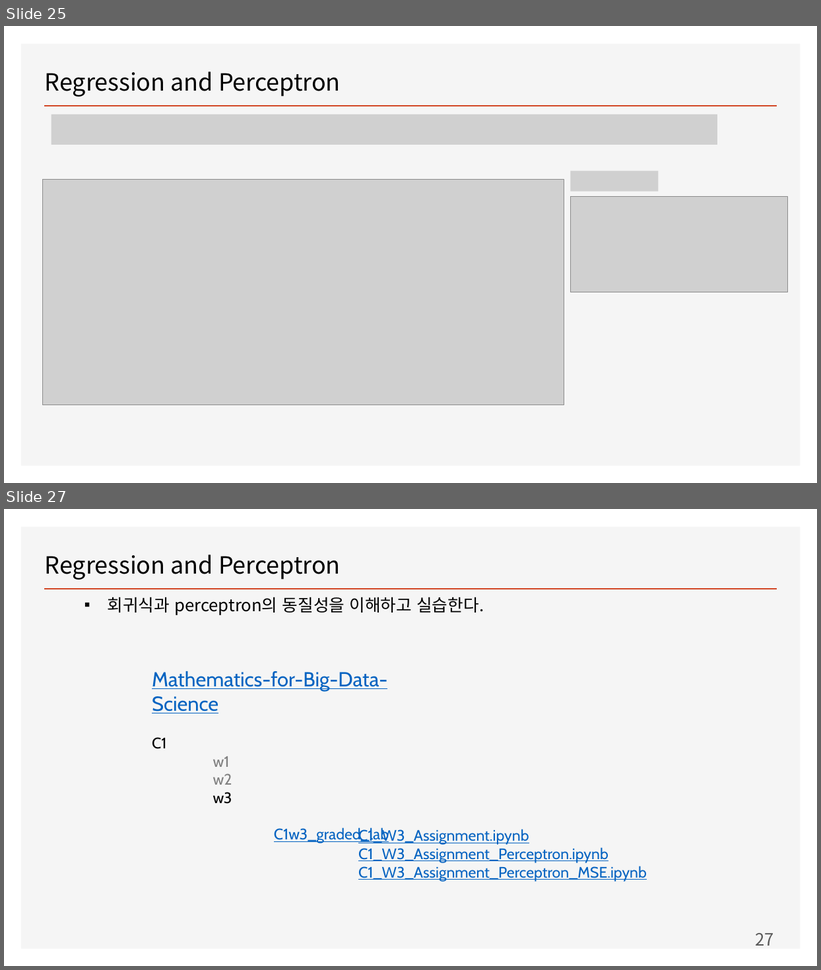
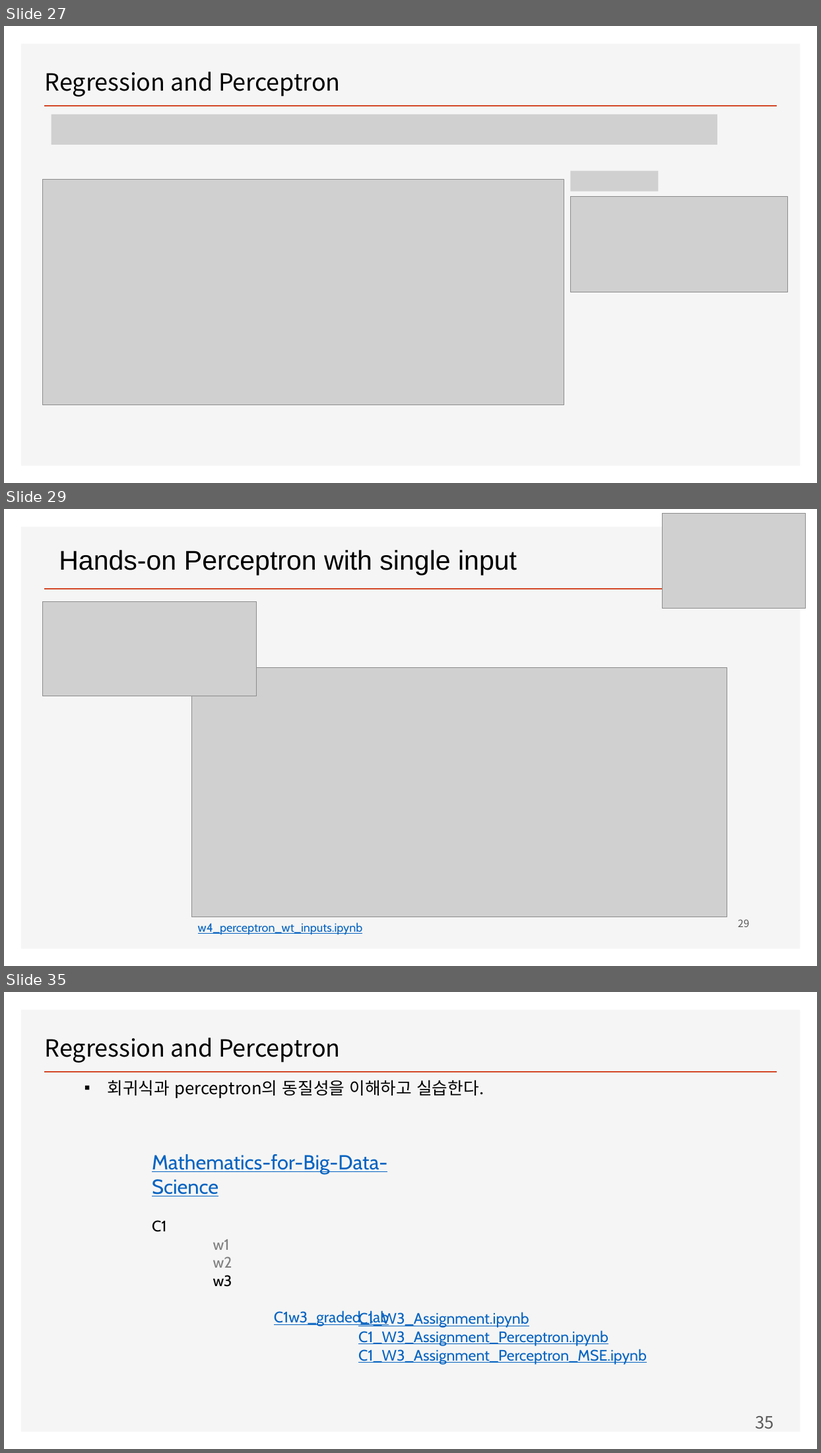
Before and after one commit to ancestor9/mathematics-for-machine-learning, a slide deck: Linear_Algebra/w4_Perceptron_Regression.pptx. Shown one above the other, each under a label of ours: slides 25 and 27 before the commit, slides 27, 29 and 35 after it; the slides between them are not shown. The pictures are 821x970 and 821x1453 pixels, drawn with LibreOffice and Linux fonts; fonts in the diff are those of the drawing; grey boxes stand for pictures; background and template pictures are left out. Boxes give left, top, right and bottom in pixels: in the first picture for what was removed or moved away, otherwise in the second. Text is boxed around its words. In the diff, an @@ line names an element or a change of style, - is before the commit and + after.

```diff
--- a/Linear_Algebra/w4_Perceptron_Regression.pptx
+++ b/Linear_Algebra/w4_Perceptron_Regression.pptx
@@ slide 29 added at [4, 509, 817, 966], background #FFFFFF; not listed: 2 template elements that a slide beside it also shows @@
@@ picture added at [662, 513, 805, 609] @@
@@ text added at [59, 550, 517, 575], 32 pt, text #000000 @@
+Hands-on Perceptron with single input
@@ picture added at [43, 602, 257, 697] @@
@@ picture added at [192, 667, 727, 917] @@
@@ text added at [198, 923, 363, 935], 14 pt, text #0563C1, underline @@
+w4_perceptron_wt_inputs.ipynb
@@ page number added at [738, 920, 749, 927], 12 pt, text #595959 @@
+29
@@ what was slide 25 is now slide 27 @@
@@ what was slide 27 is now slide 35 @@
@@ page number at [755, 1416, 774, 1430]: text changed @@
-27
+35
```
Also in this commit, not shown: 5 slides changed, 10 other slides added, 3 slides removed.
